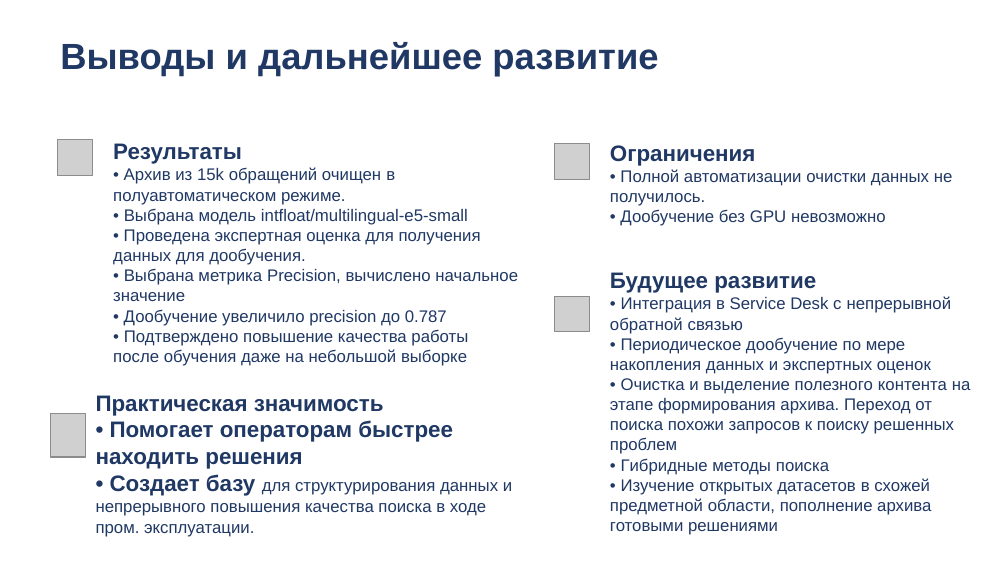
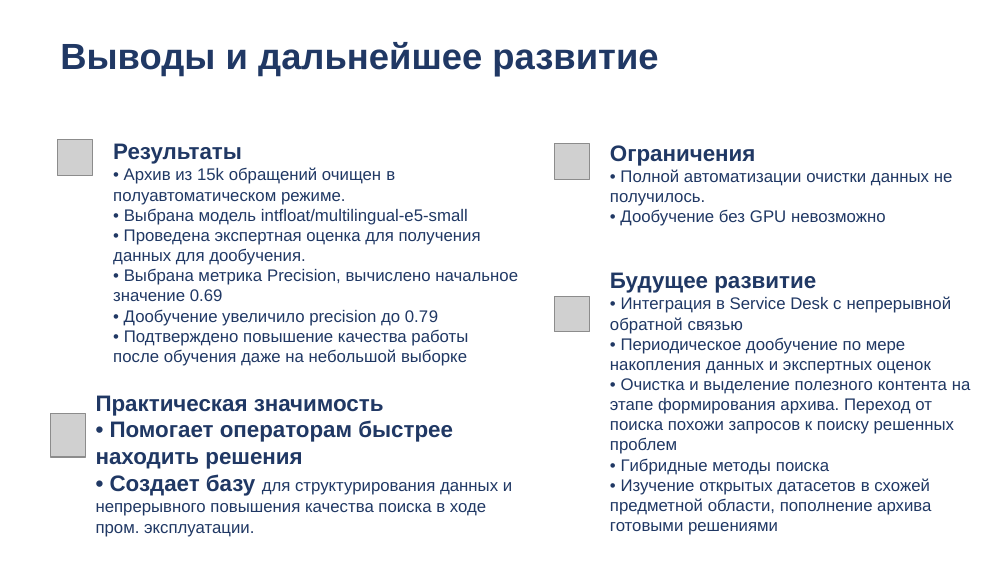
Before and after one commit to vtaranov/CY2, a slide deck: slide 14 of Итоговый_проект_Виктор_Таранов.pptx. Drawn at 1008x567 pixels with LibreOffice and Linux fonts; fonts in the diff are those of the drawing; grey boxes stand for pictures. Boxes give left, top, right and bottom in pixels: in the first picture for what was removed or moved away, otherwise in the second. Text is boxed around its words. In the diff, an @@ line names an element or a change of style, - is before the commit and + after.

```diff
--- a/Итоговый_проект_Виктор_Таранов.pptx
+++ b/Итоговый_проект_Виктор_Таранов.pptx
@@ text at (113, 269, 518, 326): text changed @@
-• Выбрана метрика Precision, вычислено начальное значение
-• Дообучение увеличило precision до 0.787
+• Выбрана метрика Precision, вычислено начальное значение 0.69
+• Дообучение увеличило precision до 0.79
```
Also in this commit, not shown: 1 other slide changed.
